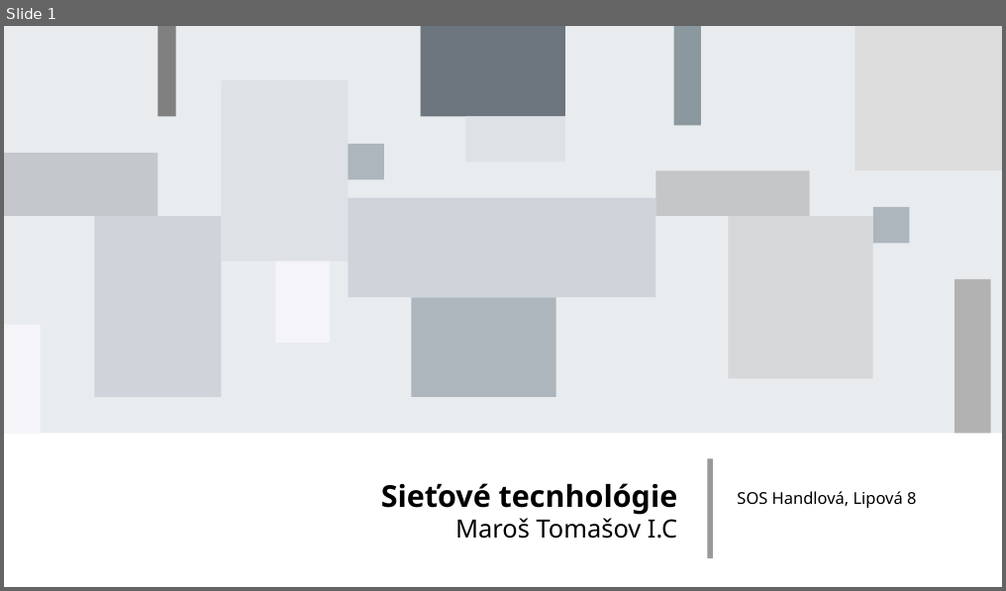
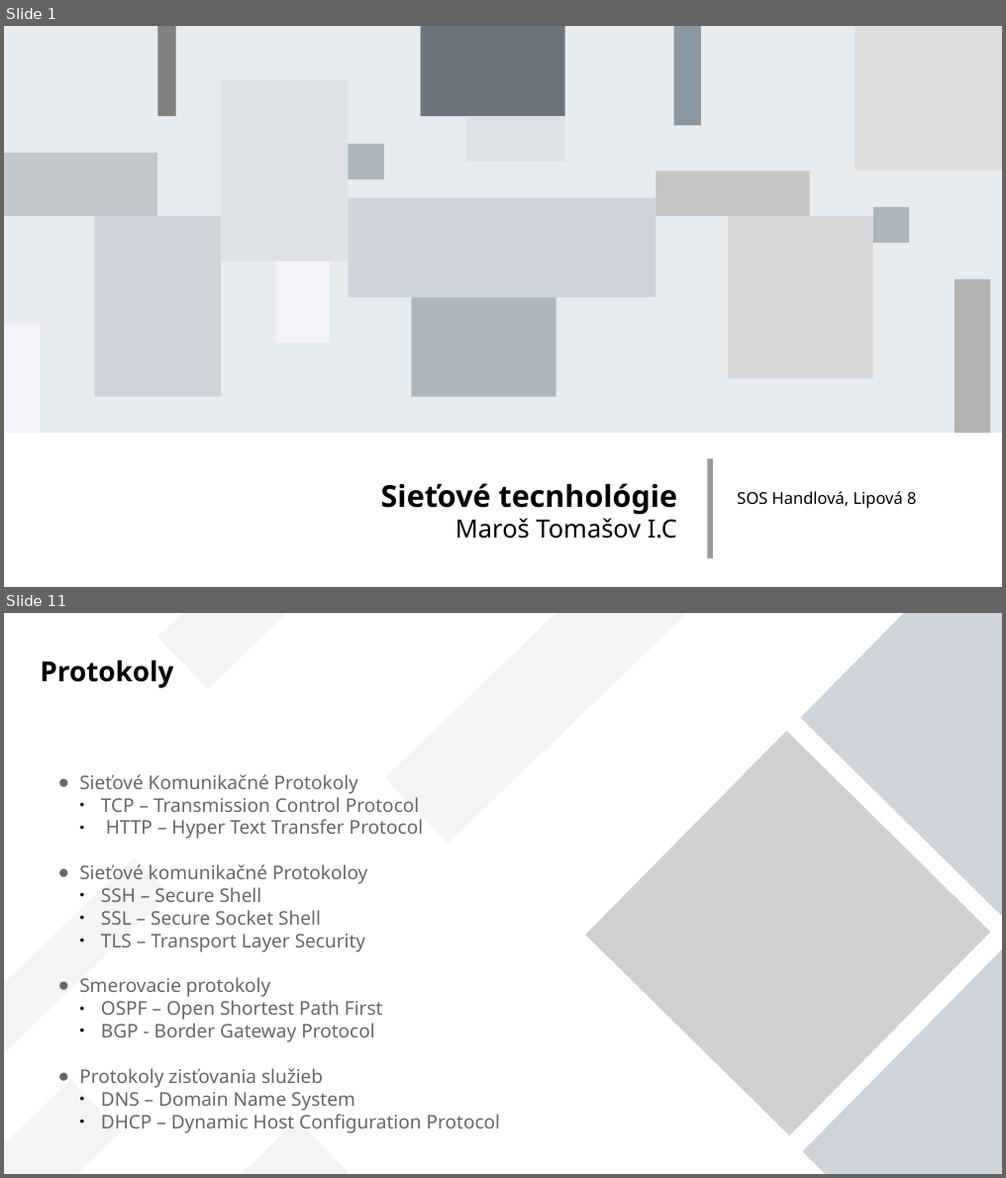
Before and after one commit to ZekoSNB/School, a slide deck: ASW/Sietove_technologie.pptx. Shown one above the other, each under a label of ours: slide 1 before the commit, slides 1 and 11 after it; the slides between them are not shown. The pictures are 1006x591 and 1006x1178 pixels, drawn with LibreOffice and Linux fonts; fonts in the diff are those of the drawing; grey boxes stand for pictures. Boxes give left, top, right and bottom in pixels: in the first picture for what was removed or moved away, otherwise in the second. Text is boxed around its words. In the diff, an @@ line names an element or a change of style, - is before the commit and + after.

```diff
--- a/ASW/Sietove_technologie.pptx
+++ b/ASW/Sietove_technologie.pptx
@@ slide 11 added at (4, 613, 1002, 1174), background #FFFFFF @@
@@ rectangle added at (157, 613, 393, 689), fill #8D99AE at 10% opacity @@
@@ rectangle added at (385, 613, 695, 844), fill #8D99AE at 10% opacity @@
@@ rectangle added at (801, 613, 1002, 919), fill #CED4DA @@
@@ text added at (40, 660, 173, 688), 22 pt, text #000000, bold @@
+Protokoly
@@ picture added at (585, 731, 991, 1137) @@
@@ text added at (79, 774, 501, 1134), 15 pt, text #666666 @@
+● Sieťové Komunikačné Protokoly
+  ● TCP – Transmission Control Protocol
+  ● HTTP – Hyper Text Transfer Protocol
+● Sieťové komunikačné Protokoloy
+  ● SSH – Secure Shell
+  ● SSL – Secure Socket Shell
+  ● TLS – Transport Layer Security
+● Smerovacie protokoly
+  ● OSPF – Open Shortest Path First
+  ● BGP - Border Gateway Protocol
+● Protokoly zisťovania služieb
+  ● DNS – Domain Name System
+  ● DHCP – Dynamic Host Configuration Protocol
@@ rectangle added at (4, 858, 170, 1071), fill #8D99AE at 10% opacity @@
@@ rectangle added at (803, 949, 1002, 1174), fill #CED4DA @@
@@ rectangle added at (4, 1080, 121, 1174), fill #8D99AE at 10% opacity @@
@@ rectangle added at (114, 1120, 349, 1174), fill #8D99AE at 10% opacity @@
```
Also in this commit, not shown: 6 slides changed, 3 other slides added, 2 slides removed, 2 other files.
